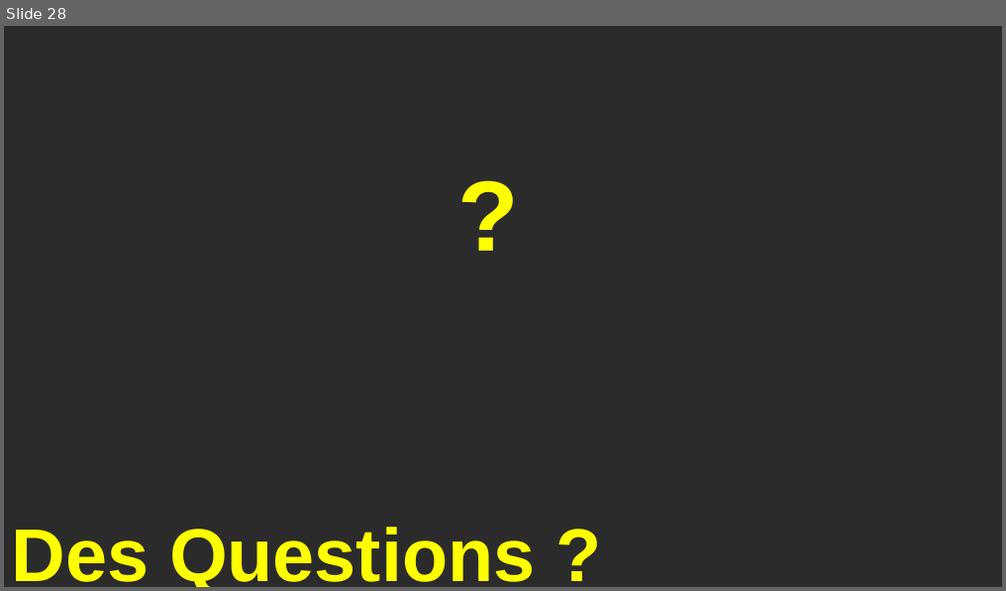
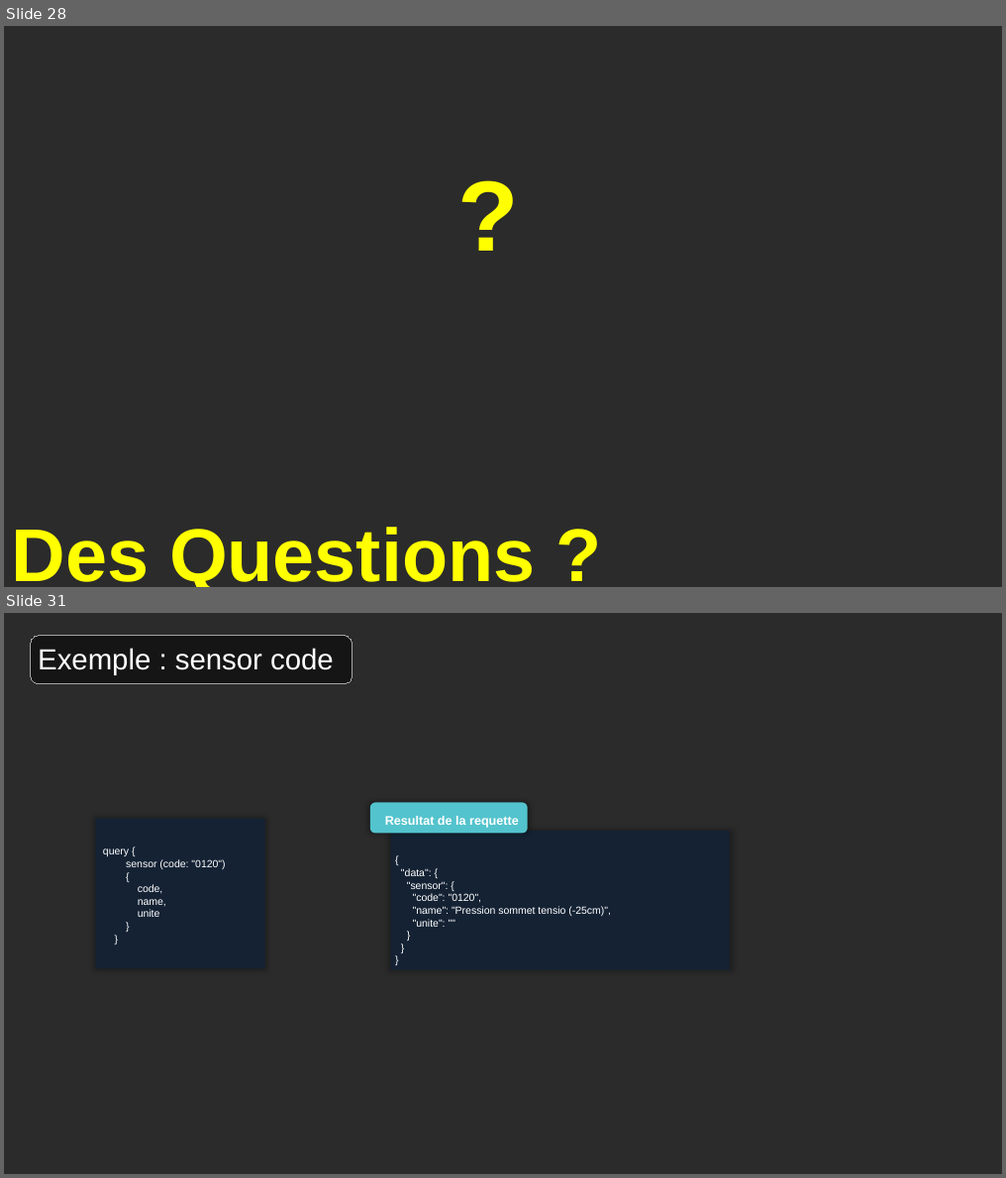
Before and after one commit to Mario-35/api-prestentation, a slide deck: prestentation.pptx. Shown one above the other, each under a label of ours: slide 28 before the commit, slides 28 and 31 after it; the slides between them are not shown. The pictures are 1006x591 and 1006x1178 pixels, drawn with LibreOffice and Linux fonts; fonts in the diff are those of the drawing; background and template pictures are left out; a plain dark background stands for a picture behind light text. Boxes give left, top, right and bottom in pixels: in the first picture for what was removed or moved away, otherwise in the second. Text is boxed around its words. In the diff, an @@ line names an element or a change of style, - is before the commit and + after.

```diff
--- a/prestentation.pptx
+++ b/prestentation.pptx
@@ slide 31 added at bbox=[4, 613, 1002, 1174], background picture (left out) @@
@@ rounded rectangle added at bbox=[30, 636, 352, 684], fill #000000 at 50% opacity, outline #A6A6A6 0.75 pt @@
@@ text added at bbox=[38, 648, 334, 675], 28 pt, text #FFFFFF @@
+Exemple : sensor code
@@ rectangle added at bbox=[95, 819, 264, 969], fill #0F243E at 70% opacity @@
@@ rounded rectangle added at bbox=[370, 802, 528, 833], fill #53C3CD @@
@@ text added at bbox=[385, 816, 519, 828], 12 pt, text #FFFFFF, bold @@
+Resultat de la requette
@@ text added at bbox=[103, 849, 225, 917], 10 pt, text #FFFFFF @@
+query {
+sensor (code: "0120")
+{
+code,
+name,
+unite
+}
+}
@@ rectangle added at bbox=[391, 831, 730, 970], fill #0F243E at 70% opacity @@
@@ text added at bbox=[401, 868, 611, 927], 10 pt, text #FFFFFF @@
+{
+"data": {
+"sensor": {
+"code": "0120",
+"name": "Pression sommet tensio (-25cm)",
+"unite": ""
+}
+}
+}
```
Also in this commit, not shown: 11 slides changed, 5 other slides added, 2 slides removed, 19 other files.
